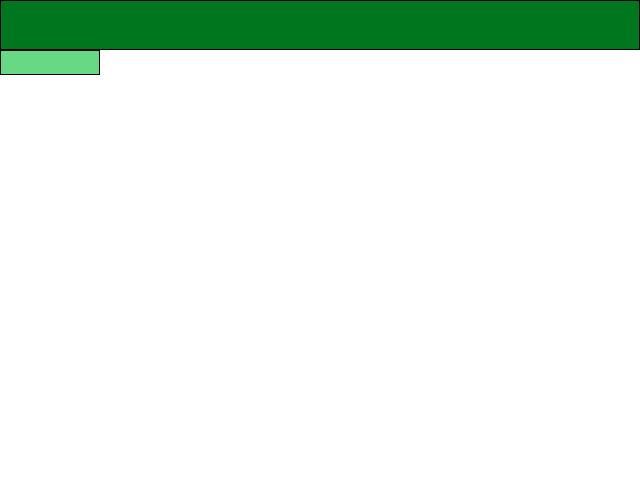
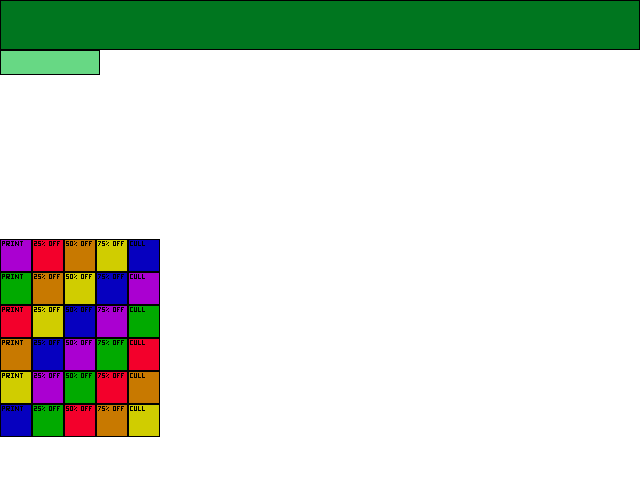
Layered file, before and after one edit (640x480). Changes by layer:
added layer "tags_fg_info" above "tags_bg_grid" over [2, 241, 145, 411]
added layer "tags_bg_grid" above "tags_bg_color" over [0, 239, 160, 437]
added layer "tags_bg_color" above "event_bg" over [0, 239, 160, 437]
